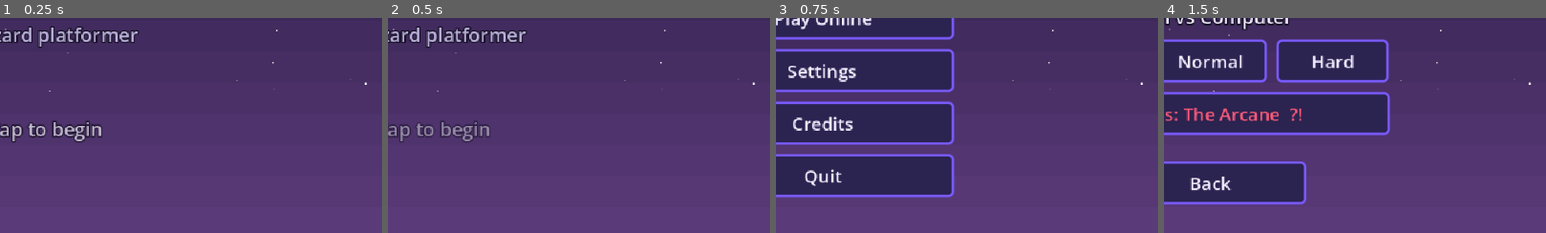
Above: before the commit, frames 1-4 (left to right).
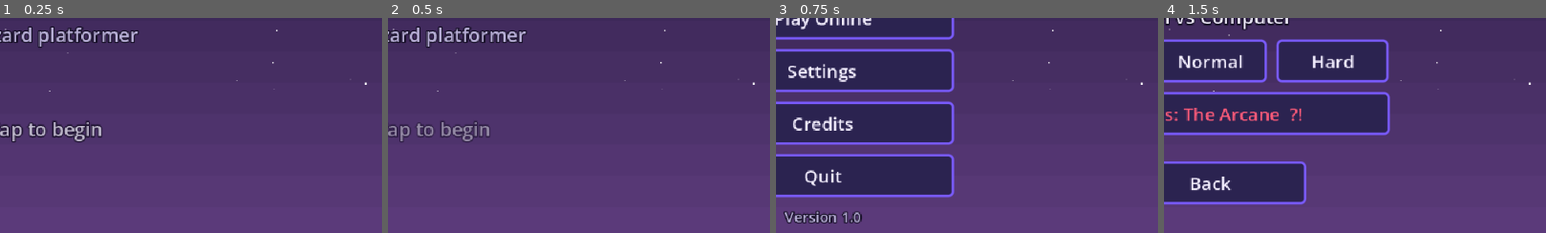
Above: after the commit, the same moments.

Repository: Lynnield/Arcane
Game: Godot game, scene res://scenes/ui/title.tscn
Two runs of this game, one before a commit and one after it. Both use one fixed random seed, a clock stepped at 60 frames per second and the inputs below.
Inputs (mouse positions are % of the whole screen's width and height, from its top left):
- Up to frame 1 (0.25 s): no input
- Up to frame 2 (0.5 s): no input
- Up to frame 3 (0.75 s): tap Enter at 0.5 s; move the mouse to (72, 45) at 0.52 s; hold D (move_right) from 0.53 s (still down); tap P at 0.6 s; click (72, 45) at 0.67 s
- Up to frame 4 (1.5 s): tap Space (jump) at 0.77 s; release D (move_right) at 1.25 s; click "Play Offline" at 1.25 s
The pictures show only the part of the screen within x 44-94%, y 50-100%; the shares and areas given below are measured in that part.

Frames 1-2 are identical in both runs. In frame 3, 0.8% of the frame differs, in the area x 2-23%, y 89-96%; in frame 4, nothing differs.

Commit message:
feat: version label at the bottom of the main menu

Diff:
--- a/scripts/ui/main_menu.gd
+++ b/scripts/ui/main_menu.gd
@@ -11,3 +11,9 @@
 	box.add_child(UiKit.button("Settings", func() -> void: Game.goto(Game.SETTINGS)))
 	box.add_child(UiKit.button("Credits", func() -> void: Game.goto(Game.CREDITS)))
 	box.add_child(UiKit.button("Quit", func() -> void: get_tree().quit()))
+
+	var version := UiKit.label("Version %s" % ProjectSettings.get_setting("application/config/version"), 12, UiKit.MUTED)
+	add_child(version)
+	version.set_anchors_and_offsets_preset(Control.PRESET_BOTTOM_WIDE)
+	version.offset_top = -22.0
+	version.offset_bottom = -6.0
